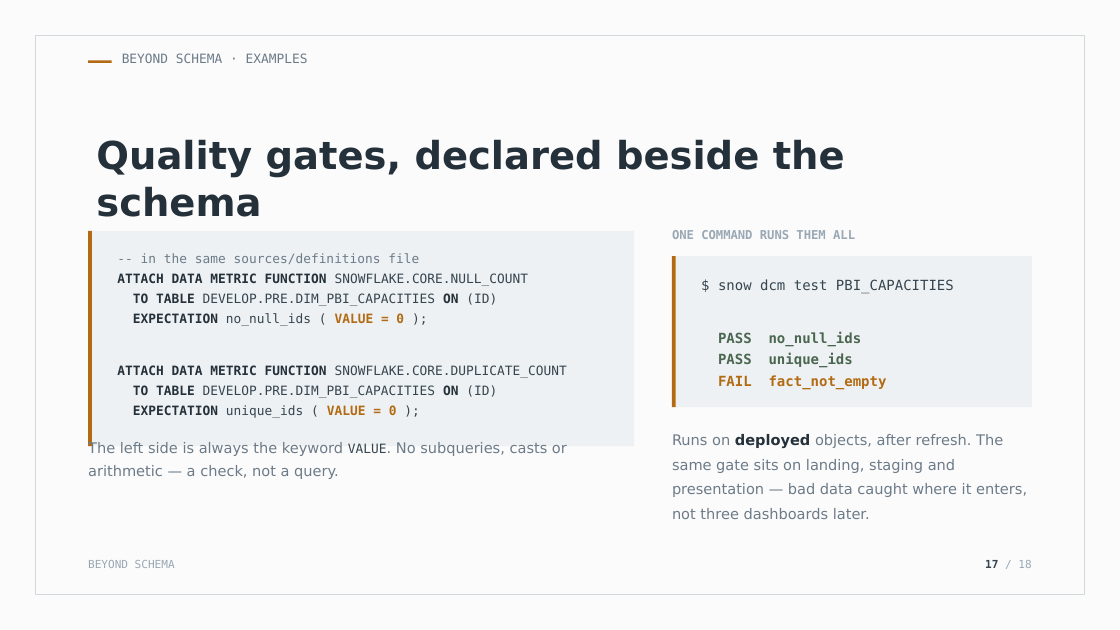
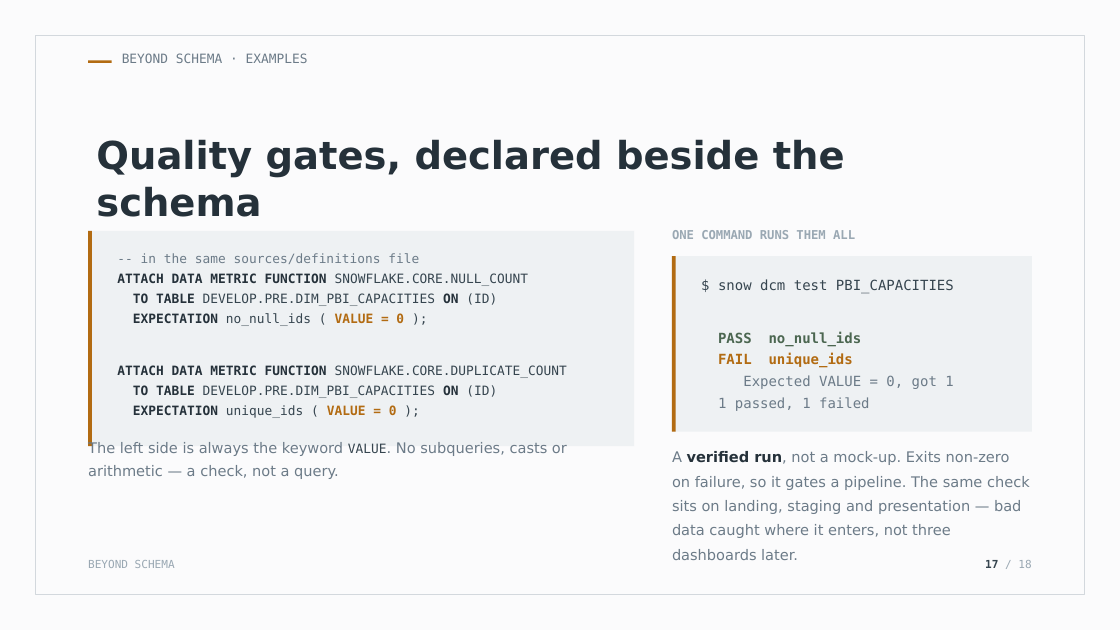
Before and after one commit to Codefordataengg/DMC_PBI, a slide deck: slide 17 of docs/DCM_Presentation.pptx. Drawn at 1120x630 pixels with LibreOffice and Linux fonts; fonts in the diff are those of the drawing. Boxes give left, top, right and bottom in pixels: in the first picture for what was removed or moved away, otherwise in the second. Text is boxed around its words. In the diff, an @@ line names an element or a change of style, - is before the commit and + after.

```diff
--- a/docs/DCM_Presentation.pptx
+++ b/docs/DCM_Presentation.pptx
@@ rectangle: place and size @@
-rectangle at [672,256,1032,408]
+rectangle at [672,256,1032,432]
@@ rectangle: place and size @@
-rectangle at [672,256,676,408]
+rectangle at [672,256,676,432]
@@ text at [718,353,953,411]: text changed; text colour #B26B12 to #6C7B88; bold off @@
-PASS unique_ids
-FAIL fact_not_empty
+FAIL unique_ids
+Expected VALUE = 0, got 1
+1 passed, 1 failed
@@ text at [672,451,1030,560]: text changed @@
-Runs on deployed objects, after refresh. The same gate sits on landing, staging and presentation — bad data caught where it enters, not three dashboards later.
+A verified run, not a mock-up. Exits non-zero on failure, so it gates a pipeline. The same check sits on landing, staging and presentation — bad data caught where it enters, not three dashboards later.
```
Also in this commit, not shown: 4 other files.
